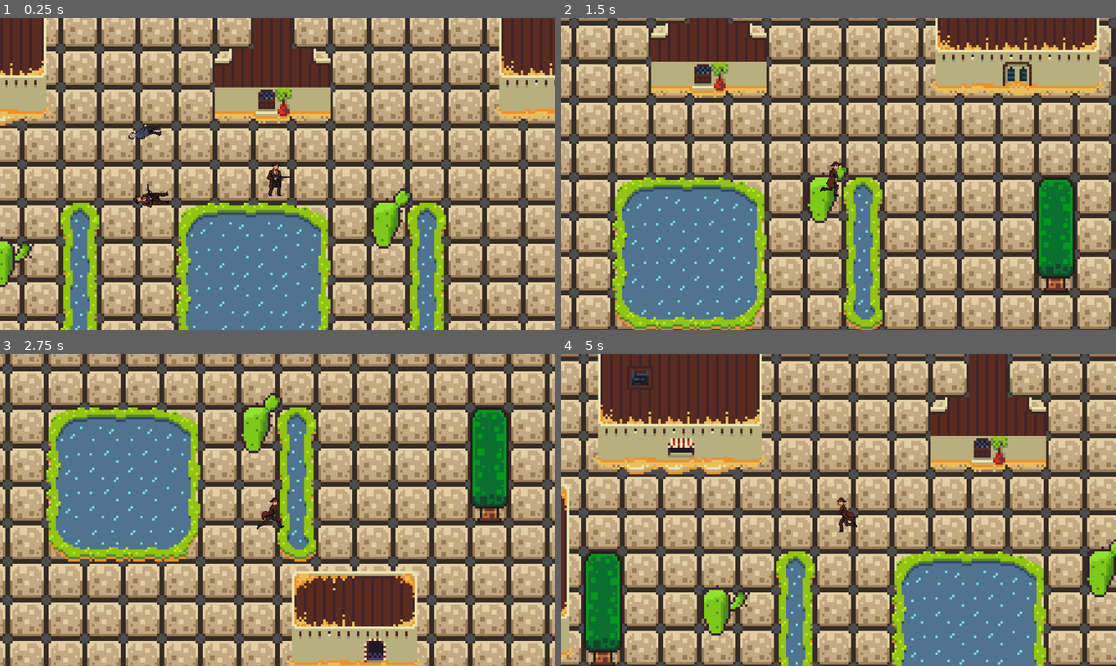
Above: before the commit, frames 1-4 (two rows, left to right).
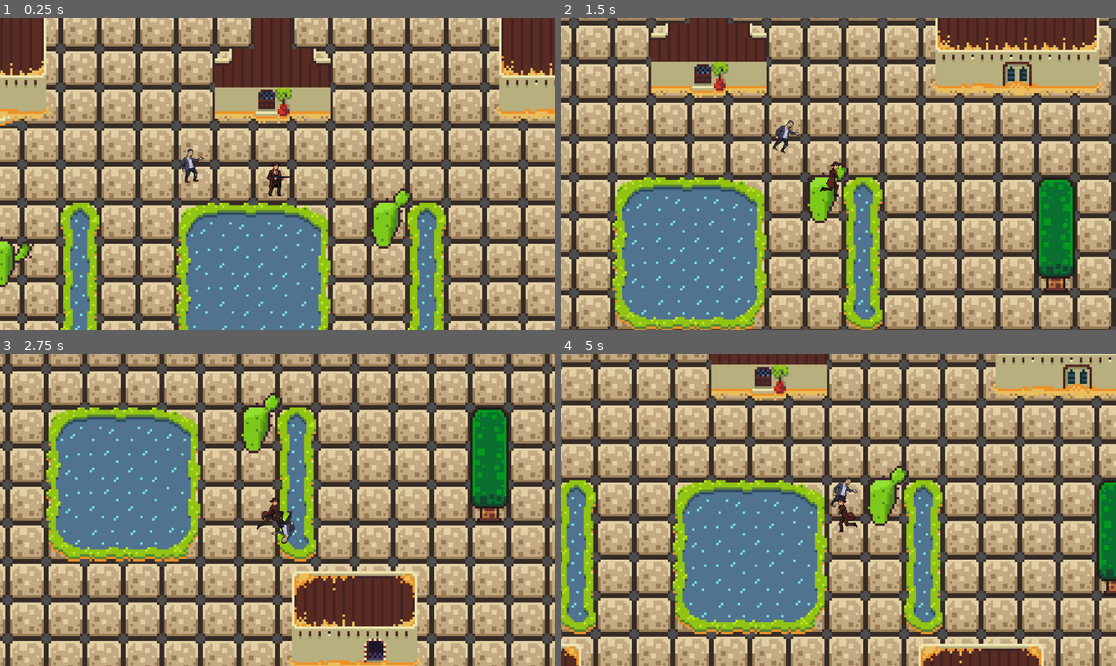
Above: after the commit, the same moments.

Repository: shauryaexe1/Zombie-Wars-
Game: Godot game, scene res://Scenes/main_game.tscn
Same seed, same stepped clock (60 frames per second), same inputs: the game is played once before the commit and once after it.
Inputs:
- Up to frame 1 (0.25 s): no input
- Up to frame 2 (1.5 s): hold Right (ui_right) 0.53-1.28 s; hold Down (ui_down) from 1.28 s (still down)
- Up to frame 3 (2.75 s): release Down (ui_down) at 2.03 s; hold Right (ui_right) from 2.03 s (still down)
- Up to frame 4 (5 s): release Right (ui_right) at 2.78 s; hold Up (ui_up) 2.78-3.53 s; hold Left (ui_left) from 3.53 s (still down)

The runs differ from the first frame. In frame 1, 0.5% of the frame differs, in the area x 23-37%, y 33-61%; in frame 2, 0.2%; in frame 3, 0.2%; in frame 4, 83%, in the area x 0-100%, y 0-100%.

Commit message:
zombie follow working part 1
still working on zombie follow

Diff:
--- a/Scenes/main_game.tscn
+++ b/Scenes/main_game.tscn
@@ -662,17 +662,19 @@
 [node name="Camera2D2" type="Camera2D" parent="Player" unique_id=2143763459]
 position = Vector2(38, -1)
 
-[node name="TileMap" type="TileMap" parent="." unique_id=1699764582]
+[node name="NavigationRegion2D" type="NavigationRegion2D" parent="." unique_id=1933549553]
+
+[node name="TileMap" type="TileMap" parent="NavigationRegion2D" unique_id=1699764582]
 tile_set = SubResource("TileSet_bb2iq")
 format = 2
 layer_0/tile_data = PackedInt32Array(-4, 131078, 1, -3, 131078, 1, -2, 131078, 1, -1, 131078, 1, -65536, 131078, 1, 0,  …(131475 unchanged characters)…
 
-[node name="TileMap" type="TileMap" parent="TileMap" unique_id=288030142]
+[node name="TileMap" type="TileMap" parent="NavigationRegion2D/TileMap" unique_id=288030142]
 tile_set = SubResource("TileSet_18r40")
 format = 2
 layer_0/tile_data = PackedInt32Array(262144, 131073, 3, 262145, 262145, 3, 262146, 131073, 3, 196600, 65537, 1, 131064, …(14603 unchanged characters)…
 
-[node name="TileMap2" type="TileMap" parent="TileMap" unique_id=395400311]
+[node name="TileMap2" type="TileMap" parent="NavigationRegion2D/TileMap" unique_id=395400311]
 tile_set = SubResource("TileSet_6y7pd")
 format = 2
 layer_0/tile_data = PackedInt32Array(589818, 1114112, 1, 458756, 851968, 1, 262133, 1114112, 1, 12, 1638400, 5, -196610, 1114112, 5, 983043, 1114112, 1, 1114111, 851968, 5, 1179659, 1376256, 1, 1703957, 1114112, 1, 1572874, 1376256, 1, 1966092, 1638400, 1)
--- a/Scenes/player.tscn
+++ b/Scenes/player.tscn
@@ -215,6 +215,8 @@
 size = Vector2(8, 3.5)
 
 [node name="Player" type="CharacterBody2D" unique_id=327069013]
+collision_layer = 2
+collision_mask = 3
 motion_mode = 1
 script = ExtResource("1_cvnsp")
 
--- a/Scenes/zombie.gd
+++ b/Scenes/zombie.gd
@@ -1,9 +1,13 @@
 extends CharacterBody2D
-@onready var target=$Player
-var speed = 100
+@onready var target=$"../Player"
+var speed = 50
 
 func _physics_process(delta):
-	var direction=(target.position-position).normalized()
+	var direction=(target.global_position-global_position).normalized()
 	velocity=direction * speed
-	look_at (target.position)
+	look_at (target.global_position)
 	move_and_slide()
+
+
+func _on_timer_timeout() -> void:
+	pass # Replace with function body.
--- a/Scenes/zombie.tscn
+++ b/Scenes/zombie.tscn
@@ -3,7 +3,6 @@
 [ext_resource type="Texture2D" uid="uid://dkndciuis16i7" path="res://Assests/Free-Urban-Zombie-Sprite-Sheet-Pixel-Art-Pack/Zombie_1/Walk.png" id="1_h3kin"]
 [ext_resource type="Script" uid="uid://dfme052gfbjwx" path="res://Scenes/zombie.gd" id="1_w2xga"]
 [ext_resource type="Texture2D" uid="uid://k6jab7yy0lxj" path="res://Assests/Free-Urban-Zombie-Sprite-Sheet-Pixel-Art-Pack/Zombie_1/Attack.png" id="2_4slyf"]
-[ext_resource type="PackedScene" uid="uid://ccke6ntfyfipo" path="res://Scenes/player.tscn" id="2_5ia6i"]
 [ext_resource type="Texture2D" uid="uid://dfvhft6nnx3h5" path="res://Assests/Free-Urban-Zombie-Sprite-Sheet-Pixel-Art-Pack/Zombie_1/Dead.png" id="3_5ia6i"]
 [ext_resource type="Texture2D" uid="uid://dkb0bmnd1rbv" path="res://Assests/Free-Urban-Zombie-Sprite-Sheet-Pixel-Art-Pack/Zombie_1/Hurt.png" id="4_xx3wb"]
 
@@ -202,17 +201,27 @@
 size = Vector2(7.5, 2.75)
 
 [node name="Zombie" type="CharacterBody2D" unique_id=1703867043]
+collision_layer = 2
+collision_mask = 3
+motion_mode = 1
 script = ExtResource("1_w2xga")
-
-[node name="Player" parent="." unique_id=327069013 instance=ExtResource("2_5ia6i")]
-position = Vector2(-29, -9)
 
 [node name="AnimatedSprite2D" type="AnimatedSprite2D" parent="." unique_id=780978589]
 position = Vector2(-1.2500012, -13.750001)
 scale = Vector2(0.20703124, 0.20703124)
 sprite_frames = SubResource("SpriteFrames_fj6an")
 animation = &"Walk"
+frame = 3
+frame_progress = 0.93182147
 
 [node name="CollisionShape2D" type="CollisionShape2D" parent="." unique_id=709053964]
 position = Vector2(-2, -1)
 shape = SubResource("RectangleShape2D_tmcj1")
+
+[node name="NavigationAgent2D" type="NavigationAgent2D" parent="." unique_id=624432139]
+debug_enabled = true
+
+[node name="Timer" type="Timer" parent="." unique_id=318143721]
+autostart = true
+
+[connection signal="timeout" from="Timer" to="." method="_on_timer_timeout"]
